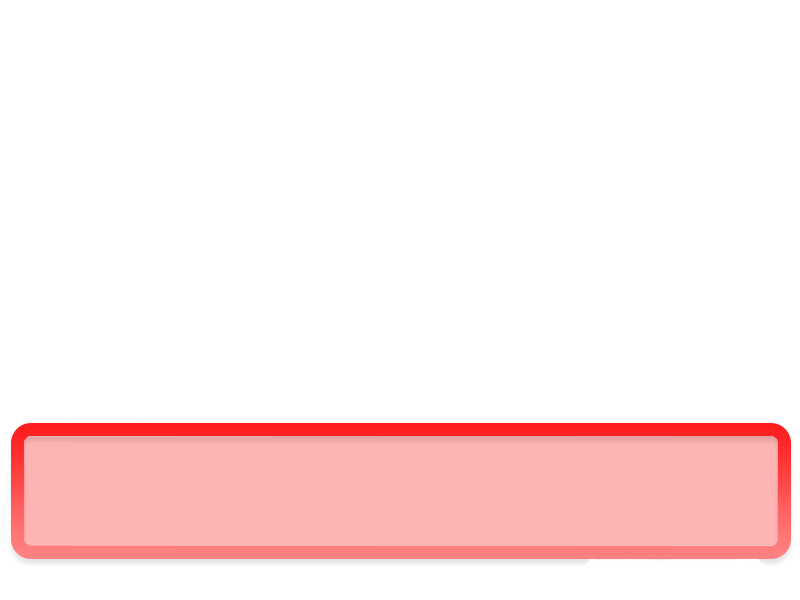
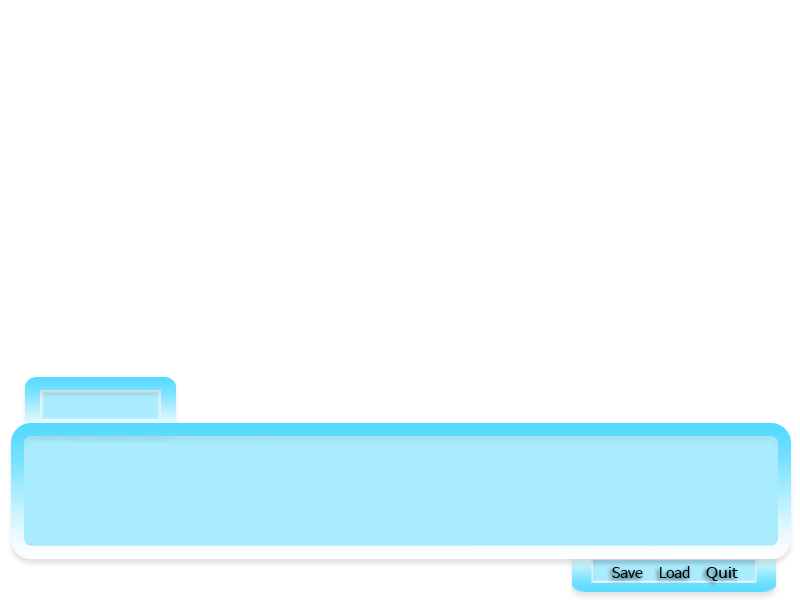
Before/after of a 800 × 600 layered artwork. What changed in the layer stack:
showed "Blue" over <box>11,377,791,600</box>
hid "Big Red v2" over <box>11,419,791,568</box>
